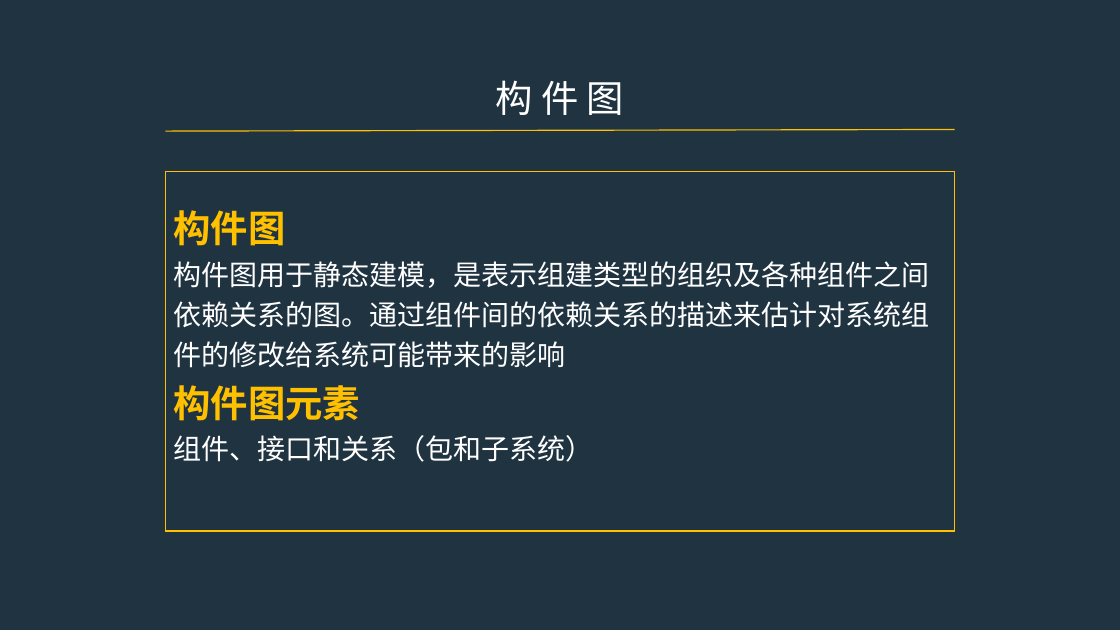
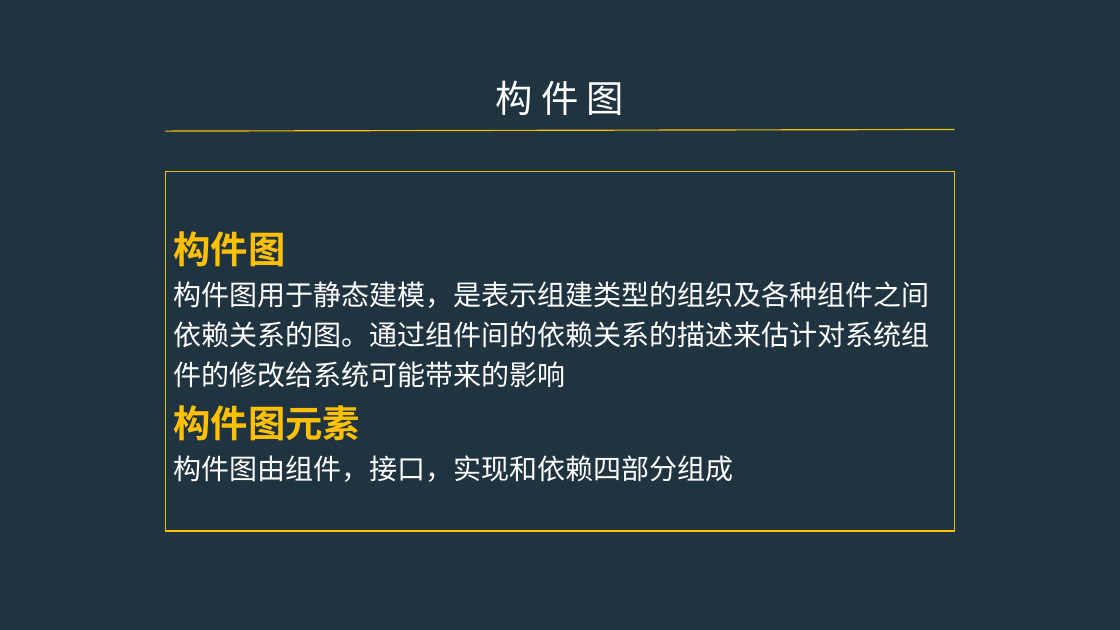
Before and after one commit to PRD2017-G07/G07-teamwork, a slide deck: slide 17 of 0PPT/UML图2.pptx (slide 8 before the commit). Drawn at 1120x630 pixels with LibreOffice and Linux fonts; fonts in the diff are those of the drawing. Boxes give left, top, right and bottom in pixels: in the first picture for what was removed or moved away, otherwise in the second. Text is boxed around its words. In the diff, an @@ line names an element or a change of style, - is before the commit and + after.

```diff
--- a/0PPT/UML图2.pptx
+++ b/0PPT/UML图2.pptx
@@ text in rectangle at bbox=[173, 455, 733, 482]: text changed @@
-组件、接口和关系（包和子系统）
+构件图由组件，接口，实现和依赖四部分组成
```
Also in this commit, not shown: 8 other slides changed, 19 slides added.
